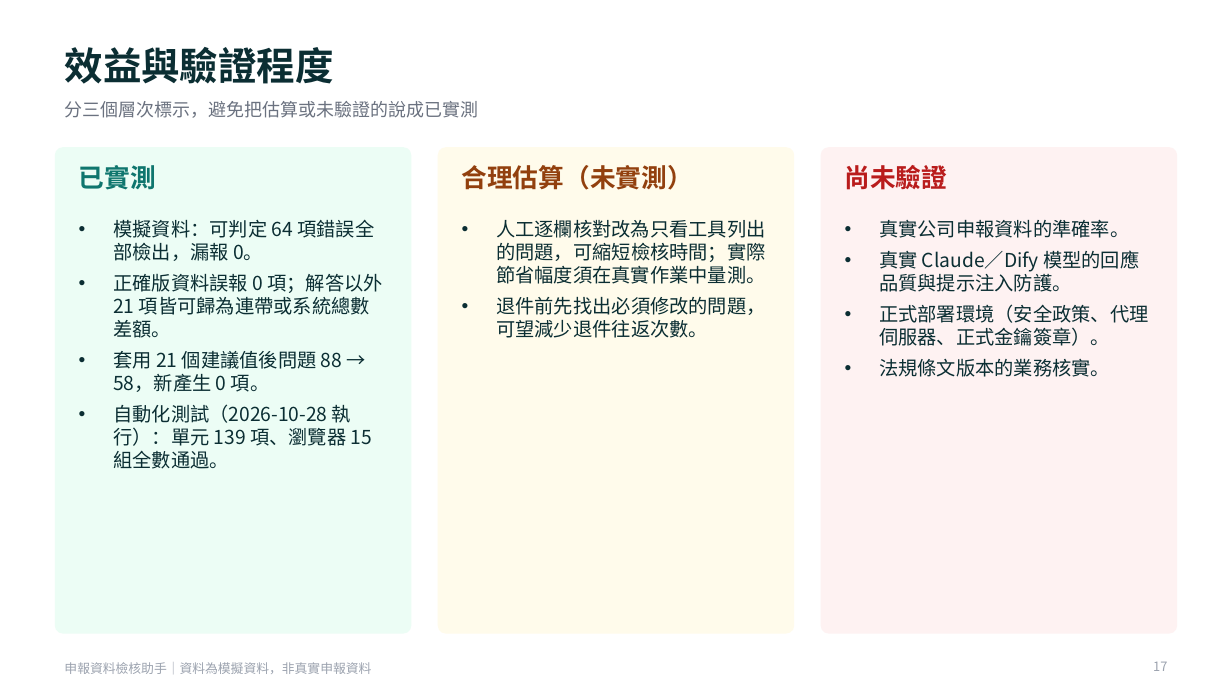
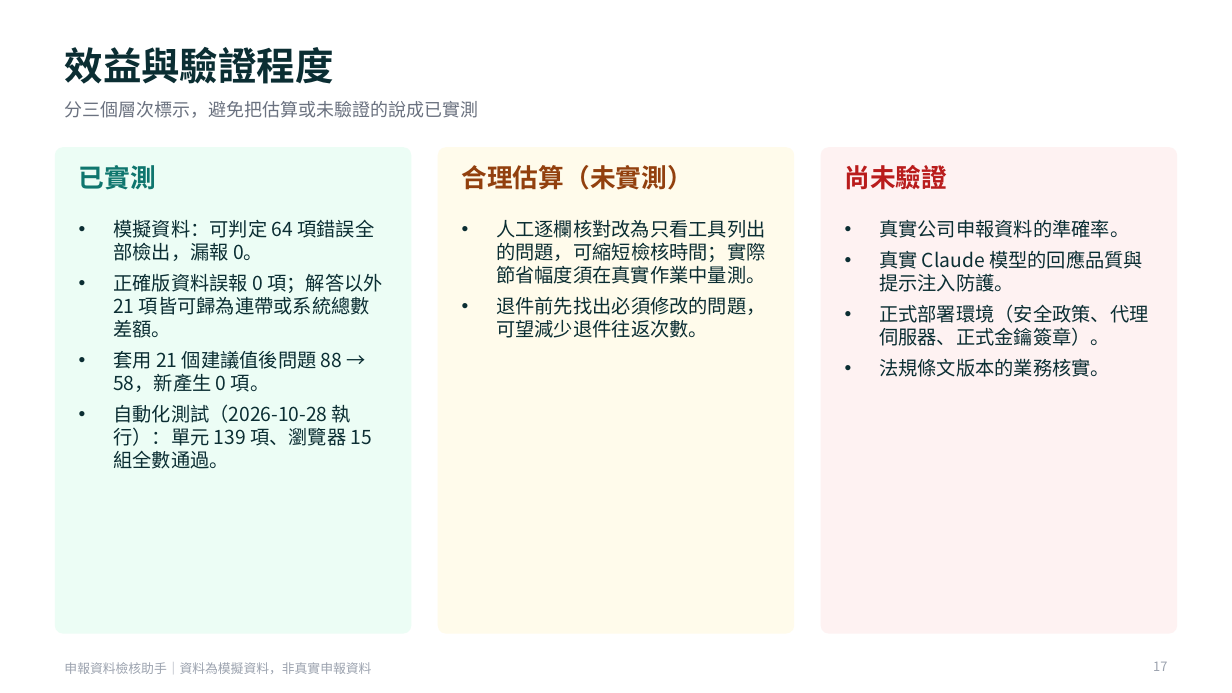
Before and after one commit to p7w97cjtdf-dot/-, a slide deck: slide 17 of docs/evidence/evidence-demo.pptx. Drawn at 1232x693 pixels with LibreOffice and Linux fonts; fonts in the diff are those of the drawing. Boxes give left, top, right and bottom in pixels: in the first picture for what was removed or moved away, otherwise in the second. Text is boxed around its words. In the diff, an @@ line names an element or a change of style, - is before the commit and + after.

```diff
--- a/docs/evidence/evidence-demo.pptx
+++ b/docs/evidence/evidence-demo.pptx
@@ text at (x1=879, y1=250, x2=1143, y2=292): text changed @@
-• 真實 Claude／Dify 模型的回應品質與提示注入防護。
+• 真實 Claude 模型的回應品質與提示注入防護。
```
Also in this commit, not shown: 1 other slide changed, 19 other files.
